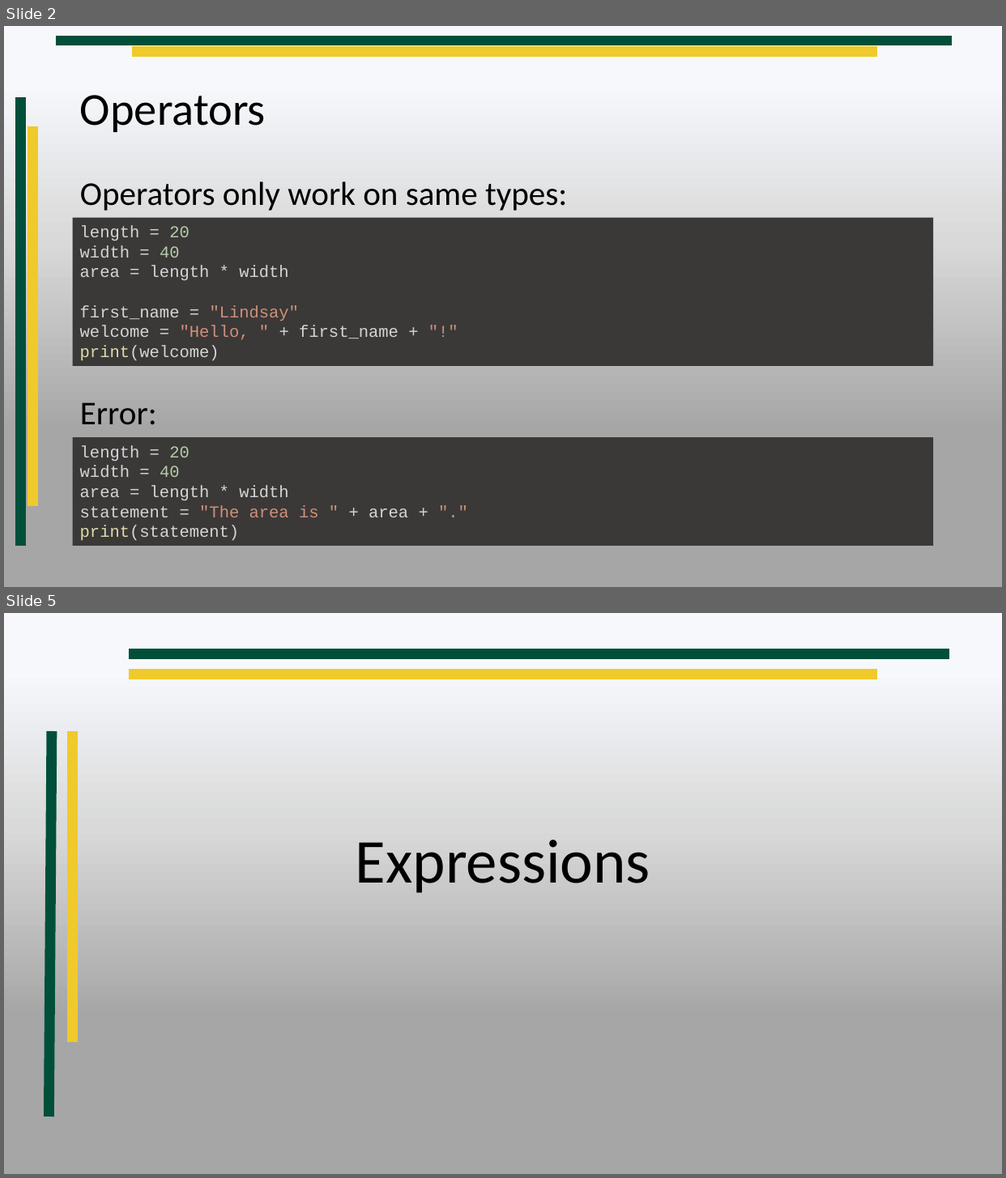
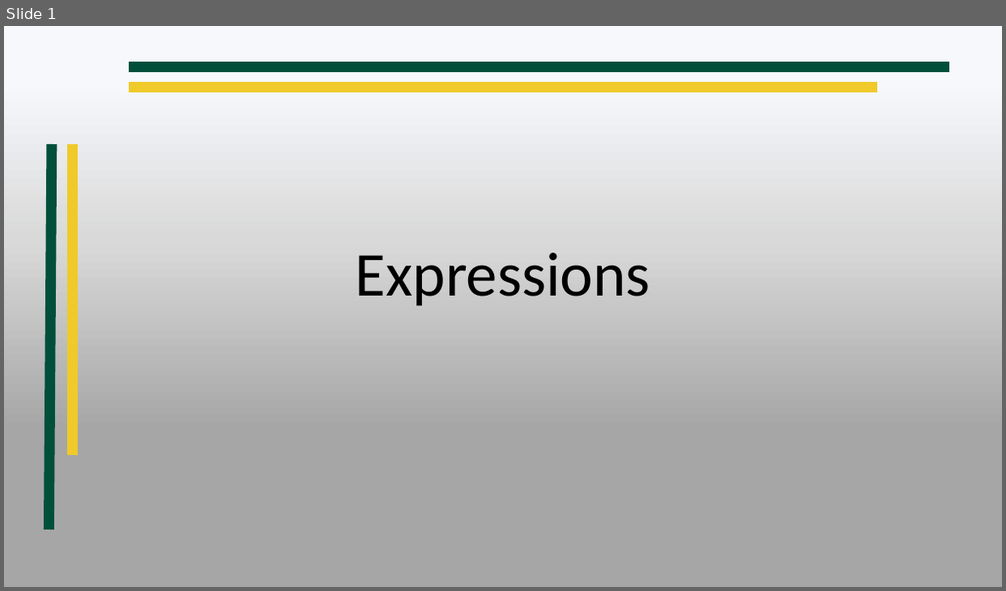
Before and after one commit to RenoTechnologyAcademy/CIS104-2019-Spring-1, a slide deck: Lesson 2/Lesson 2.pptx. Shown one above the other, each under a label of ours: slides 2 and 5 before the commit, slide 1 after it; the slides between them are not shown. The pictures are 1006x1178 and 1006x591 pixels, drawn with LibreOffice and Linux fonts; fonts in the diff are those of the drawing; background and template pictures are left out. Boxes give left, top, right and bottom in pixels: in the first picture for what was removed or moved away, otherwise in the second. Text is boxed around its words. In the diff, an @@ line names an element or a change of style, - is before the commit and + after.

```diff
--- a/Lesson 2/Lesson 2.pptx
+++ b/Lesson 2/Lesson 2.pptx
@@ slide 2 removed at (x1=4, y1=26, x2=1002, y2=587), background gradient #F6F8FC to #D9D9D9 to #A6A6A6 @@
@@ line removed from (56, 41) to (953, 41) @@
@@ line removed from (132, 51) to (878, 51) @@
@@ line removed from (20, 98) to (20, 546) @@
@@ title removed at (x1=80, y1=95, x2=266, y2=132) @@
-Operators
@@ line removed from (33, 126) to (33, 506) @@
@@ text removed at (x1=80, y1=182, x2=567, y2=211) @@
-Operators only work on same types:
@@ rectangle removed at (x1=73, y1=218, x2=934, y2=367) @@
-length = 20
-width = 40
-area = length * width
-first_name = "Lindsay"
-welcome = "Hello, " + first_name + "!"
-print(welcome)
@@ text removed at (x1=80, y1=403, x2=157, y2=425) @@
-Error:
@@ rectangle removed at (x1=73, y1=437, x2=934, y2=546) @@
-length = 20
-width = 40
-area = length * width
-statement = "The area is " + area + "."
-print(statement)
@@ what was slide 5 is now slide 1 @@
```
Also in this commit, not shown: 3 other slides removed, 4 other files.
